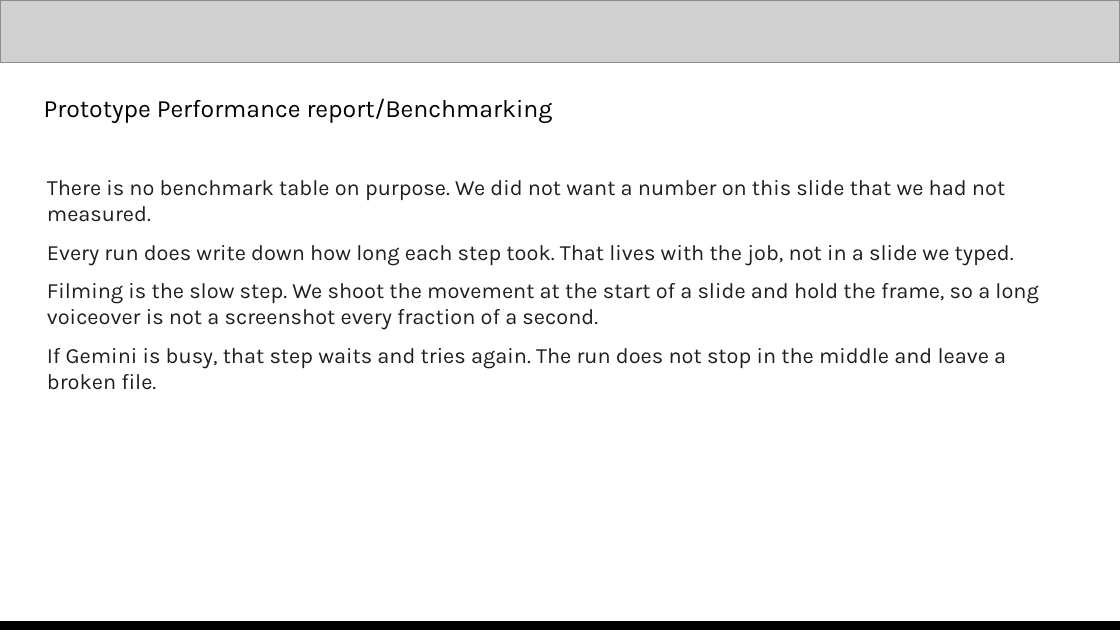
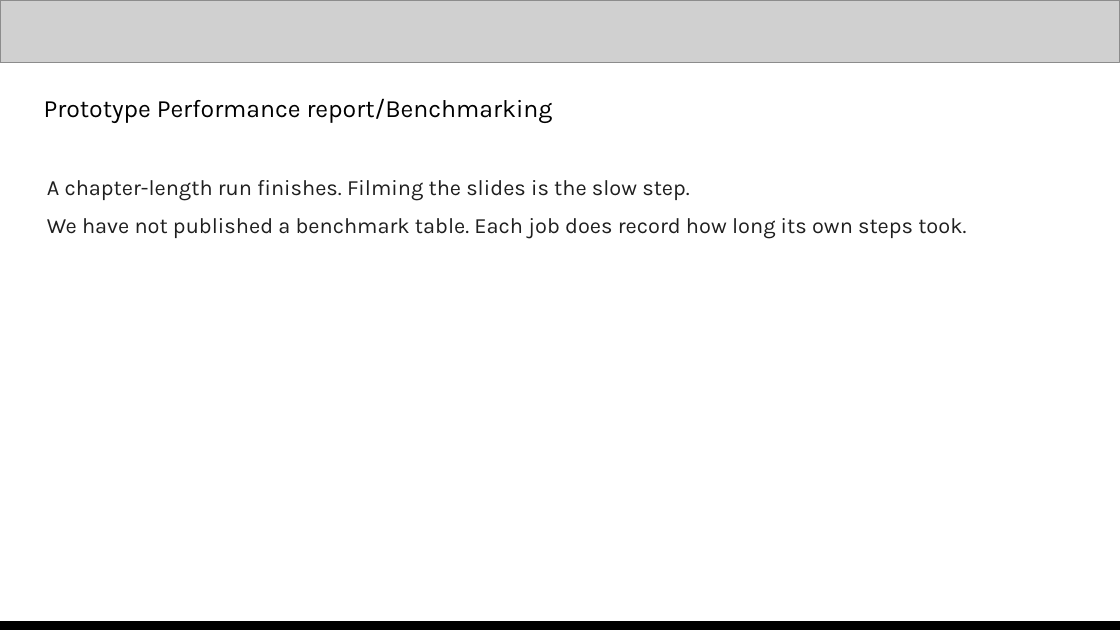
Before and after one commit to saitej123/Gemini-Multimodal-Studio, a slide deck: slide 12 of Template/Out/Multimodal Studio - AI Builder Cup.pptx. Drawn at 1120x630 pixels with LibreOffice and Linux fonts; fonts in the diff are those of the drawing; grey boxes stand for pictures. Boxes give left, top, right and bottom in pixels: in the first picture for what was removed or moved away, otherwise in the second. Text is boxed around its words. In the diff, an @@ line names an element or a change of style, - is before the commit and + after.

Commit message:
Tighten the deck so each slide answers its question.

```diff
--- a/Template/Out/Multimodal Studio - AI Builder Cup.pptx
+++ b/Template/Out/Multimodal Studio - AI Builder Cup.pptx
@@ text at (x1=47, y1=180, x2=966, y2=239): text changed @@
-There is no benchmark table on purpose. We did not want a number on this slide that we had not measured.
-Every run does write down how long each step took. That lives with the job, not in a slide we typed.
-Filming is the slow step. We shoot the movement at the start of a slide and hold the frame, so a long voiceover is not a screenshot every fraction of a second.
-If Gemini is busy, that step waits and tries again. The run does not stop in the middle and leave a broken file.
+A chapter-length run finishes. Filming the slides is the slow step.
+We have not published a benchmark table. Each job does record how long its own steps took.
```
Also in this commit, not shown: 12 other slides changed, 2 other files.
